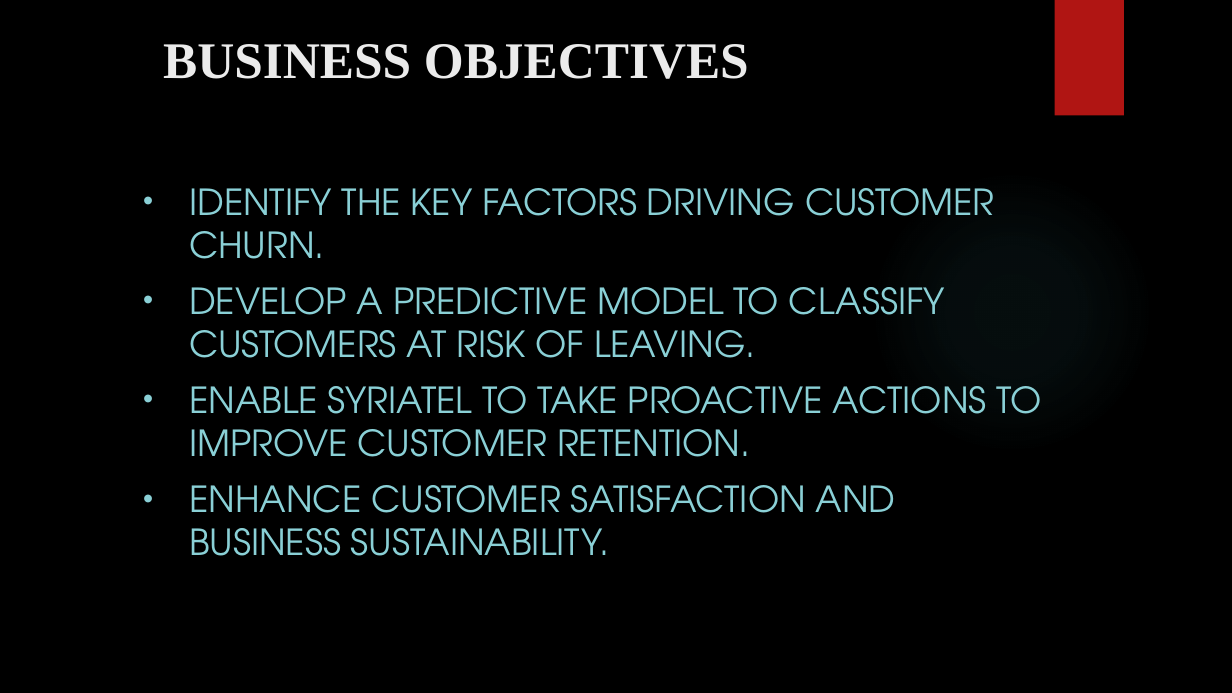
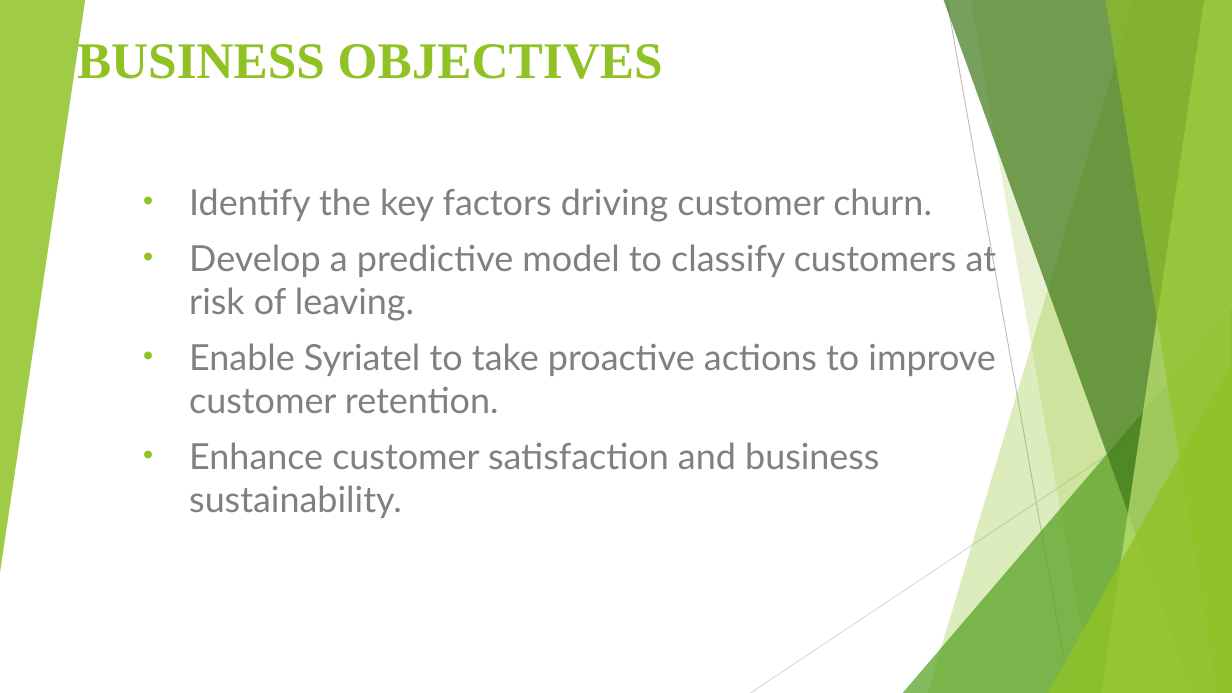
Before and after one commit to Kosilei-web/Phase_3-project, a slide deck: slide 4 of Syriatel churn Presentation.pptx. Drawn at 1232x693 pixels with LibreOffice and Linux fonts; fonts in the diff are those of the drawing; background and template pictures are left out. Boxes give left, top, right and bottom in pixels: in the first picture for what was removed or moved away, otherwise in the second. Text is boxed around its words. In the diff, an @@ line names an element or a change of style, - is before the commit and + after.

```diff
--- a/Syriatel churn Presentation.pptx
+++ b/Syriatel churn Presentation.pptx
@@ background picture (left out) to #FFFFFF @@
@@ title "BUSINESS OBJECTIVES": place and size @@
-title "BUSINESS OBJECTIVES" at [163, 44, 749, 79]
+title "BUSINESS OBJECTIVES" at [77, 38, 663, 79]
@@ title "BUSINESS OBJECTIVES" at [77, 38, 663, 79]: text colour #EBEBEB to #90C226; alignment left to right @@
@@ group added at [0, 0, 1232, 693]: 5 freeform shapes, 3 triangles, 2 lines @@
@@ rectangle removed at [1055, 0, 1124, 116] @@
@@ ellipse removed at [870, 169, 1154, 454] @@
@@ subtitle at [189, 188, 996, 518]: text changed; font TeX Gyre Adventor to Lato; text colour #8AD0D6 to #808080 @@
-• IDENTIFY THE KEY FACTORS DRIVING CUSTOMER CHURN.
-• DEVELOP A PREDICTIVE MODEL TO CLASSIFY CUSTOMERS AT RISK OF LEAVING.
-• ENABLE SYRIATEL TO TAKE PROACTIVE ACTIONS TO IMPROVE CUSTOMER RETENTION.
-• ENHANCE CUSTOMER SATISFACTION AND BUSINESS SUSTAINABILITY.
+• Identify the key factors driving customer churn.
+• Develop a predictive model to classify customers at risk of leaving.
+• Enable Syriatel to take proactive actions to improve customer retention.
+• Enhance customer satisfaction and business sustainability.
```
Also in this commit, not shown: 13 other slides changed.
